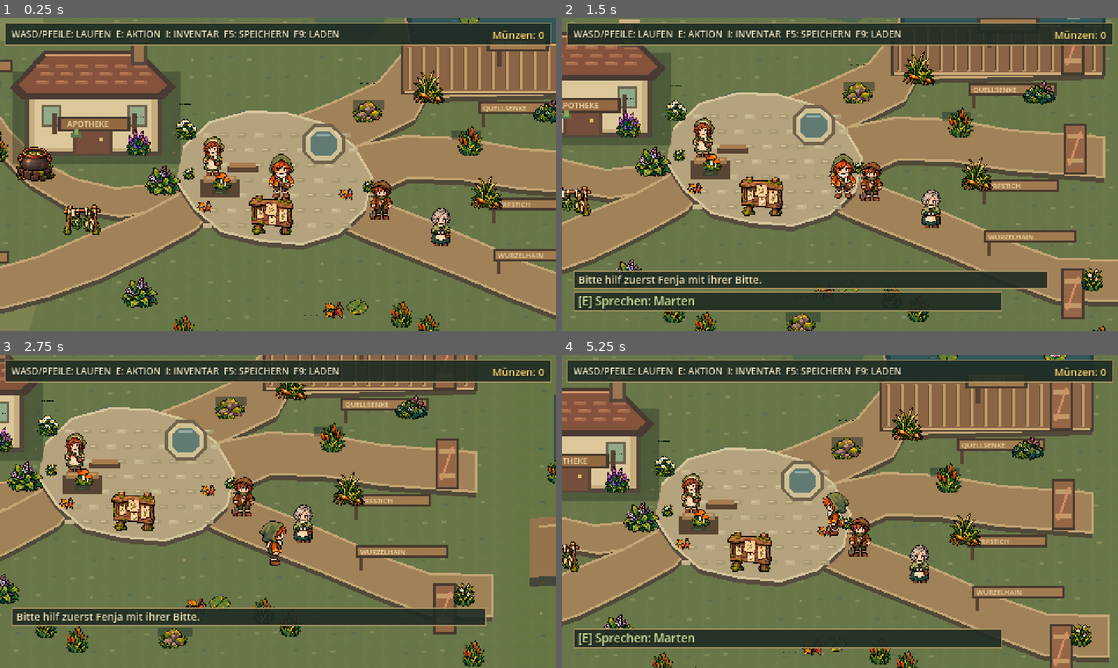
Above: before the commit, frames 1-4 (two rows, left to right).
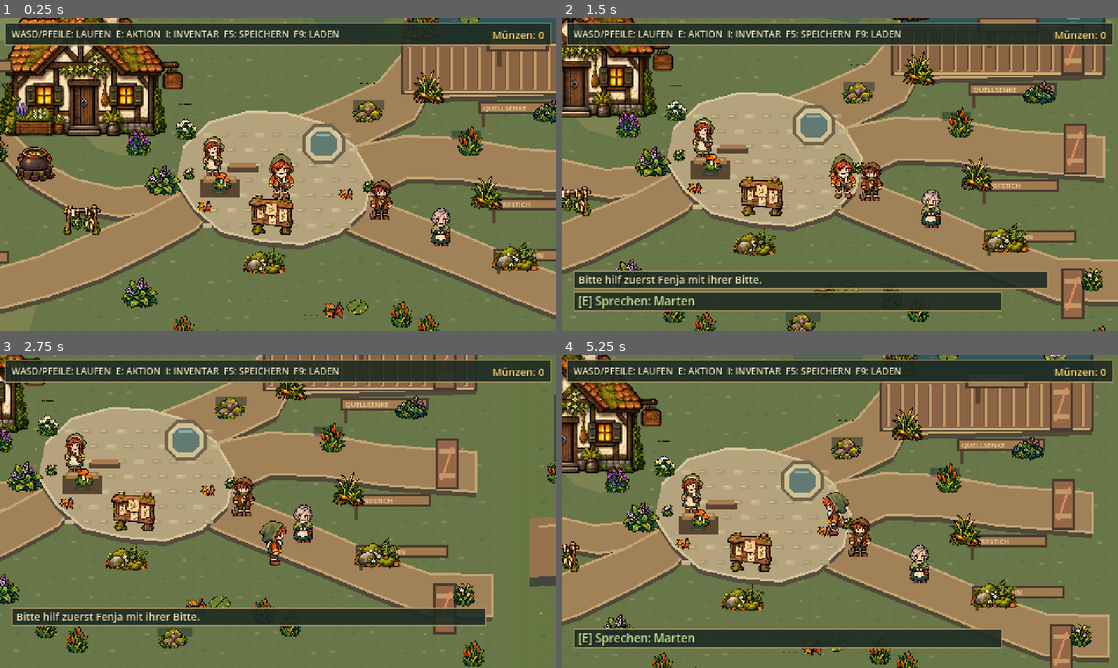
Above: after the commit, the same moments.

Repository: Fremarx/Moor-Apotheke
Game: Godot game, scene res://scenes/main.tscn
Two runs of this game, one before a commit and one after it. Both use one fixed random seed, a clock stepped at 60 frames per second and the inputs below.
Inputs:
- Up to frame 1 (0.25 s): no input
- Up to frame 2 (1.5 s): tap Enter at 0.5 s; hold D (move_right) 0.53-1.28 s; hold E (interact) 0.53-1.28 s; hold S (move_down) from 1.28 s (still down); tap E (interact) at 1.35 s
- Up to frame 3 (2.75 s): release S (move_down) at 2.03 s; hold D (move_right) from 2.03 s (still down); hold E (interact) from 2.03 s (still down)
- Up to frame 4 (5.25 s): release D (move_right) at 2.78 s; release E (interact) at 2.78 s; hold W (move_up) 2.78-3.53 s; tap E (interact) at 2.85, 4.35 s; hold E (interact) 3.53-4.28 s; hold A (move_left) 3.53-5 s; tap I (toggle_inventory) at 4.15 s; click "Schließen" at 5 s

The runs differ from the first frame. In frame 1, 12% of the frame differs, in the area x 0-98%, y 0-82%; in frame 2, 7.0%; in frame 3, 2.8%; in frame 4, 7.1%.

Commit message:
feat(art): harmonize house and marsh sprites

Diff:
--- a/scripts/schilfufer.gd
+++ b/scripts/schilfufer.gd
@@ -5,6 +5,7 @@
 const ATLAS_COLUMNS := 4.0
 const ATLAS_ROWS := 4.0
 const DECORATION_ATLAS: Texture2D = preload("res://assets/tilesets/moor_vegetation_atlas_ai_20261001.png")
+const ENVIRONMENT_ATLAS: Texture2D = preload("res://assets/sprites/moor_environment_atlas_ai_20261001.png")
 
 @export var area_id: StringName = &"Schilfufer"
 
@@ -142,12 +143,28 @@
 		_draw_atlas_sprite(reed, Vector2i(0, 0), Vector2(30, 34))
 	_draw_atlas_sprite(Vector2(332, 188), Vector2i(1, 0), Vector2(30, 31))
 	_draw_atlas_sprite(Vector2(98, 101), Vector2i(1, 0), Vector2(28, 29))
+	_draw_environment_sprite(
+		Rect2(300.0, 530.0, 520.0, 350.0),
+		Rect2(Vector2(186, 83), Vector2(48, 33))
+	)
+	_draw_environment_sprite(
+		Rect2(300.0, 530.0, 520.0, 350.0),
+		Rect2(Vector2(500, 158), Vector2(48, 33))
+	)
 
 
 func _draw_details() -> void:
 	_draw_atlas_sprite(Vector2(185, 274), Vector2i(1, 3), Vector2(29, 29))
 	_draw_atlas_sprite(Vector2(298, 199), Vector2i(0, 1), Vector2(31, 32))
 	_draw_atlas_sprite(Vector2(371, 131), Vector2i(2, 1), Vector2(35, 34))
+	_draw_environment_sprite(
+		Rect2(1030.0, 530.0, 550.0, 350.0),
+		Rect2(Vector2(120, 177), Vector2(52, 33))
+	)
+	_draw_environment_sprite(
+		Rect2(1030.0, 530.0, 550.0, 350.0),
+		Rect2(Vector2(500, 186), Vector2(52, 33))
+	)
 	_draw_atlas_sprite(Vector2(603, 302), Vector2i(3, 3), Vector2(30, 33))
 	for pebble in [Vector2(83, 287), Vector2(229, 222), Vector2(361, 286), Vector2(479, 291), Vector2(587, 186)]:
 		draw_rect(Rect2(pebble, Vector2(5, 2)), Color("6b6047"))
@@ -173,3 +190,7 @@
 		false,
 		true
 	)
+
+
+func _draw_environment_sprite(source: Rect2, destination: Rect2) -> void:
+	draw_texture_rect_region(ENVIRONMENT_ATLAS, destination, source, Color.WHITE, false, true)
--- a/scripts/test_map.gd
+++ b/scripts/test_map.gd
@@ -5,6 +5,7 @@
 const ATLAS_COLUMNS := 4.0
 const ATLAS_ROWS := 4.0
 const DECORATION_ATLAS: Texture2D = preload("res://assets/tilesets/moor_vegetation_atlas_ai_20261001.png")
+const ENVIRONMENT_ATLAS: Texture2D = preload("res://assets/sprites/moor_environment_atlas_ai_20261001.png")
 
 @export var area_id: StringName = &"Dorfplatz"
 
@@ -288,46 +289,19 @@
 
 
 func _draw_apothecary() -> void:
-	draw_set_transform(Vector2(0, 22))
-	draw_rect(Rect2(Vector2(91, 79), Vector2(145, 80)), Color(0.12, 0.17, 0.14, 0.35))
-	draw_rect(Rect2(Vector2(101, 90), Vector2(119, 62)), Color("53473a"))
-	draw_rect(Rect2(Vector2(105, 93), Vector2(111, 55)), Color("c7ad7d"))
-	draw_rect(Rect2(Vector2(110, 97), Vector2(101, 48)), Color("dcc79a"))
-	draw_rect(Rect2(Vector2(116, 108), Vector2(17, 19)), Color("6e6550"))
-	draw_rect(Rect2(Vector2(118, 110), Vector2(13, 15)), Color("91aa8a"))
-	draw_rect(Rect2(Vector2(190, 108), Vector2(17, 19)), Color("6e6550"))
-	draw_rect(Rect2(Vector2(192, 110), Vector2(13, 15)), Color("91aa8a"))
-	draw_rect(Rect2(Vector2(143, 129), Vector2(34, 22)), Color("5e4637"))
-	draw_rect(Rect2(Vector2(146, 131), Vector2(28, 19)), Color("754f3b"))
-	draw_rect(Rect2(Vector2(166, 136), Vector2(3, 3)), Color("dfbb69"))
-
-	draw_colored_polygon(PackedVector2Array([
-		Vector2(89, 93), Vector2(118, 61), Vector2(201, 61),
-		Vector2(232, 93), Vector2(222, 103), Vector2(99, 103)
-	]), Color("493b32"))
-	draw_colored_polygon(PackedVector2Array([
-		Vector2(96, 91), Vector2(121, 66), Vector2(199, 66),
-		Vector2(225, 91), Vector2(216, 98), Vector2(104, 98)
-	]), Color("85523c"))
-	for row in range(3):
-		var shingle_y := 73 + row * 7
-		for column in range(6):
-			var shingle_x := 111 + column * 17 + (row % 2) * 4
-			draw_rect(Rect2(Vector2(shingle_x, shingle_y), Vector2(11, 3)), Color("a36b4b"))
-			draw_rect(Rect2(Vector2(shingle_x + 1, shingle_y), Vector2(7, 1)), Color("bd8057"))
-	draw_line(Vector2(119, 65), Vector2(200, 65), Color("d19a68"), 2.0)
-	draw_rect(Rect2(Vector2(193, 51), Vector2(14, 23)), Color("55483b"))
-	draw_rect(Rect2(Vector2(196, 54), Vector2(8, 17)), Color("9a7651"))
-	draw_rect(Rect2(Vector2(191, 50), Vector2(18, 4)), Color("d0b184"))
-
-	draw_rect(Rect2(Vector2(130, 118), Vector2(63, 13)), Color("47392e"))
-	draw_rect(Rect2(Vector2(133, 120), Vector2(57, 9)), Color("936942"))
-	draw_rect(Rect2(Vector2(125, 115), Vector2(4, 18)), Color("594331"))
-	draw_rect(Rect2(Vector2(194, 115), Vector2(4, 18)), Color("594331"))
-	draw_string(ThemeDB.fallback_font, Vector2(138, 127), "APOTHEKE", HORIZONTAL_ALIGNMENT_LEFT, 60.0, 7, Color("f0d9a5"))
-	draw_rect(Rect2(Vector2(141, 132), Vector2(9, 4)), Color("5b774e"))
-	draw_rect(Rect2(Vector2(144, 129), Vector2(4, 5)), Color("88a65a"))
-	draw_set_transform(Vector2.ZERO)
+	_draw_environment_sprite(
+		Rect2(230.0, 20.0, 640.0, 500.0),
+		Rect2(Vector2(70, 24), Vector2(180, 141))
+	)
+	draw_string(
+		ThemeDB.fallback_font,
+		Vector2(224, 112),
+		"APO",
+		HORIZONTAL_ALIGNMENT_LEFT,
+		14.0,
+		5,
+		Color("3b2b20")
+	)
 
 
 func _draw_village_signs() -> void:
@@ -376,6 +350,10 @@
 	]:
 		_draw_atlas_sprite(reed, Vector2i(0, 0), Vector2(32, 36))
 	_draw_atlas_sprite(Vector2(58, 188), Vector2i(1, 0), Vector2(28, 30))
+	_draw_environment_sprite(
+		Rect2(300.0, 530.0, 520.0, 350.0),
+		Rect2(Vector2(423, 45), Vector2(48, 33))
+	)
 
 
 func _draw_scattered_details() -> void:
@@ -385,6 +363,14 @@
 	_draw_atlas_sprite(Vector2(367, 307), Vector2i(1, 3), Vector2(29, 29))
 	_draw_atlas_sprite(Vector2(390, 301), Vector2i(3, 2), Vector2(30, 30))
 	_draw_atlas_sprite(Vector2(601, 298), Vector2i(3, 3), Vector2(30, 34))
+	_draw_environment_sprite(
+		Rect2(1030.0, 530.0, 550.0, 350.0),
+		Rect2(Vector2(500, 245), Vector2(52, 33))
+	)
+	_draw_environment_sprite(
+		Rect2(1030.0, 530.0, 550.0, 350.0),
+		Rect2(Vector2(285, 250), Vector2(48, 30))
+	)
 
 
 func _draw_interaction_probe() -> void:
@@ -414,3 +400,7 @@
 	var destination := Rect2(center - target_size / 2.0, target_size)
 	var source := Rect2(source_position, cell_size)
 	draw_texture_rect_region(DECORATION_ATLAS, destination, source, Color.WHITE, false, true)
+
+
+func _draw_environment_sprite(source: Rect2, destination: Rect2) -> void:
+	draw_texture_rect_region(ENVIRONMENT_ATLAS, destination, source, Color.WHITE, false, true)
--- a/tests/area_001_connected_moor_area_test.gd
+++ b/tests/area_001_connected_moor_area_test.gd
@@ -141,3 +141,6 @@
 	for failure in _failures:
 		push_error("AREA-001 check failed: " + failure)
 	quit(1)
+
+func _process(_delta: float) -> bool:
+	return false
--- a/tests/board_001_quest_board_test.gd
+++ b/tests/board_001_quest_board_test.gd
@@ -145,3 +145,6 @@
 	for failure in _failures:
 		push_error("BOARD-001 check failed: " + failure)
 	quit(1)
+
+func _process(_delta: float) -> bool:
+	return false
--- a/tests/content_001a_reed_root_collection_test.gd
+++ b/tests/content_001a_reed_root_collection_test.gd
@@ -85,3 +85,6 @@
 	for failure in _failures:
 		push_error("CONTENT-001a check failed: " + failure)
 	quit(1)
+
+func _process(_delta: float) -> bool:
+	return false
--- a/tests/content_001b_night_moss_collection_test.gd
+++ b/tests/content_001b_night_moss_collection_test.gd
@@ -92,3 +92,6 @@
 	for failure in _failures:
 		push_error("CONTENT-001b check failed: " + failure)
 	quit(1)
+
+func _process(_delta: float) -> bool:
+	return false
--- a/tests/core_002_interaction_test.gd
+++ b/tests/core_002_interaction_test.gd
@@ -126,3 +126,6 @@
 	for failure in _failures:
 		push_error("CORE-002 check failed: " + failure)
 	quit(1)
+
+func _process(_delta: float) -> bool:
+	return false
--- a/tests/econ_001_quest_rewards_test.gd
+++ b/tests/econ_001_quest_rewards_test.gd
@@ -101,3 +101,6 @@
 	for failure in _failures:
 		push_error("ECON-001 check failed: " + failure)
 	quit(1)
+
+func _process(_delta: float) -> bool:
+	return false
--- a/tests/inv_001_inventory_window_test.gd
+++ b/tests/inv_001_inventory_window_test.gd
@@ -159,3 +159,6 @@
 	for failure in _failures:
 		push_error("INV-001 check failed: " + failure)
 	quit(1)
+
+func _process(_delta: float) -> bool:
+	return false
--- a/tests/item_001_collection_test.gd
+++ b/tests/item_001_collection_test.gd
@@ -83,3 +83,6 @@
 	for failure in _failures:
 		push_error("ITEM-001 check failed: " + failure)
 	quit(1)
+
+func _process(_delta: float) -> bool:
+	return false
--- a/tests/loop_001_drying_rack_test.gd
+++ b/tests/loop_001_drying_rack_test.gd
@@ -103,3 +103,6 @@
 	for failure in _failures:
 		push_error("LOOP-001 check failed: " + failure)
 	quit(1)
+
+func _process(_delta: float) -> bool:
+	return false
--- a/tests/loop_002_brewing_test.gd
+++ b/tests/loop_002_brewing_test.gd
@@ -108,3 +108,6 @@
 	for failure in _failures:
 		push_error("LOOP-002 check failed: " + failure)
 	quit(1)
+
+func _process(_delta: float) -> bool:
+	return false
--- a/tests/loop_003_reed_root_drying_test.gd
+++ b/tests/loop_003_reed_root_drying_test.gd
@@ -112,3 +112,6 @@
 	for failure in _failures:
 		push_error("LOOP-003 check failed: " + failure)
 	quit(1)
+
+func _process(_delta: float) -> bool:
+	return false
--- a/tests/loop_004_strengthening_infusion_test.gd
+++ b/tests/loop_004_strengthening_infusion_test.gd
@@ -139,3 +139,6 @@
 	for failure in _failures:
 		push_error("LOOP-004 check failed: " + failure)
 	quit(1)
+
+func _process(_delta: float) -> bool:
+	return false
--- a/tests/loop_005_night_moss_drying_test.gd
+++ b/tests/loop_005_night_moss_drying_test.gd
@@ -119,3 +119,6 @@
 	for failure in _failures:
 		push_error("LOOP-005 check failed: " + failure)
 	quit(1)
+
+func _process(_delta: float) -> bool:
+	return false
--- a/tests/loop_006_night_potion_brewing_test.gd
+++ b/tests/loop_006_night_potion_brewing_test.gd
@@ -138,3 +138,6 @@
 	for failure in _failures:
 		push_error("LOOP-006 check failed: " + failure)
 	quit(1)
+
+func _process(_delta: float) -> bool:
+	return false
--- a/tests/map_01_village_plaza_test.gd
+++ b/tests/map_01_village_plaza_test.gd
@@ -99,3 +99,6 @@
 	for failure in _failures:
 		push_error("MAP-01 check failed: " + failure)
 	quit(1)
+
+func _process(_delta: float) -> bool:
+	return false
--- a/tests/map_02_routes_and_locks_test.gd
+++ b/tests/map_02_routes_and_locks_test.gd
@@ -95,3 +95,6 @@
 	for failure in _failures:
 		push_error("MAP-02 check failed: " + failure)
 	quit(1)
+
+func _process(_delta: float) -> bool:
+	return false
--- a/tests/map_03_reusable_terrain_tileset_test.gd
+++ b/tests/map_03_reusable_terrain_tileset_test.gd
@@ -77,3 +77,6 @@
 func _expect(condition: bool, message: String) -> void:
 	if not condition:
 		_failures.append(message)
+
+func _process(_delta: float) -> bool:
+	return false
--- a/tests/play_001_hud_and_collision_test.gd
+++ b/tests/play_001_hud_and_collision_test.gd
@@ -122,3 +122,6 @@
 	for failure in _failures:
 		push_error("PLAY-001 check failed: " + failure)
 	quit(1)
+
+func _process(_delta: float) -> bool:
+	return false
--- a/tests/playtest_001_core_loop_test.gd
+++ b/tests/playtest_001_core_loop_test.gd
@@ -281,3 +281,6 @@
 	for failure in _failures:
 		push_error("RESOURCE-001 check failed: " + failure)
 	quit(1)
+
+func _process(_delta: float) -> bool:
+	return false
--- a/tests/quest_001_fenja_quest_test.gd
+++ b/tests/quest_001_fenja_quest_test.gd
@@ -127,3 +127,6 @@
 	for failure in _failures:
 		push_error("QUEST-001 check failed: " + failure)
 	quit(1)
+
+func _process(_delta: float) -> bool:
+	return false
--- a/tests/quest_002_marten_quest_test.gd
+++ b/tests/quest_002_marten_quest_test.gd
@@ -130,3 +130,6 @@
 	for failure in _failures:
 		push_error("QUEST-002 check failed: " + failure)
 	quit(1)
+
+func _process(_delta: float) -> bool:
+	return false
--- a/tests/quest_003_lene_quest_test.gd
+++ b/tests/quest_003_lene_quest_test.gd
@@ -133,3 +133,6 @@
 	for failure in _failures:
 		push_error("QUEST-003 check failed: " + failure)
 	quit(1)
+
+func _process(_delta: float) -> bool:
+	return false
--- a/tests/save_001_game_persistence_test.gd
+++ b/tests/save_001_game_persistence_test.gd
@@ -239,3 +239,6 @@
 	for failure in _failures:
 		push_error("SAVE-001 check failed: " + failure)
 	quit(1)
+
+func _process(_delta: float) -> bool:
+	return false
--- a/tests/ux_001_core_loop_guidance_test.gd
+++ b/tests/ux_001_core_loop_guidance_test.gd
@@ -107,3 +107,6 @@
 	for failure in _failures:
 		push_error("UX-001 check failed: " + failure)
 	quit(1)
+
+func _process(_delta: float) -> bool:
+	return false
--- a/tests/vis_002_player_facing_test.gd
+++ b/tests/vis_002_player_facing_test.gd
@@ -71,3 +71,6 @@
 	else:
 		push_error("VIS-002 had " + str(_failures.size()) + " failure(s).")
 	quit(1 if not _failures.is_empty() else 0)
+
+func _process(_delta: float) -> bool:
+	return false
--- a/tests/vis_003_visual_atlas_test.gd
+++ b/tests/vis_003_visual_atlas_test.gd
@@ -70,3 +70,6 @@
 	else:
 		push_error("VIS-003 had " + str(_failures.size()) + " failure(s).")
 	quit(1 if not _failures.is_empty() else 0)
+
+func _process(_delta: float) -> bool:
+	return false
--- /dev/null
+++ b/tests/vis_004_environment_style_test.gd
@@ -0,0 +1,71 @@
+extends SceneTree
+
+const ATLAS_PATH := "res://assets/sprites/moor_environment_atlas_ai_20261001.png"
+const ATLAS: Texture2D = preload(ATLAS_PATH)
+const MAP_PATHS := [
+	"res://scenes/world/test_map.tscn",
+	"res://scenes/world/schilfufer.tscn",
+]
+const SOURCE_REGIONS := [
+	Rect2(230.0, 20.0, 640.0, 500.0),
+	Rect2(1050.0, 100.0, 550.0, 440.0),
+	Rect2(300.0, 530.0, 520.0, 350.0),
+	Rect2(1030.0, 530.0, 550.0, 350.0),
+]
+const EXPECTED_ATLAS_SIZE := Vector2(1774.0, 887.0)
+
+var _failures: Array[String] = []
+
+
+func _initialize() -> void:
+	call_deferred("_run")
+
+
+func _run() -> void:
+	_check_atlas()
+	for map_path: String in MAP_PATHS:
+		_check_map(map_path)
+	if _failures.is_empty():
+		print("VIS-004 environment style checks passed.")
+		quit(0)
+	else:
+		for failure in _failures:
+			push_error(failure)
+		quit(1)
+
+
+func _check_atlas() -> void:
+	_expect(ATLAS.get_size() == EXPECTED_ATLAS_SIZE, "environment atlas has its expected dimensions")
+	var image := Image.load_from_file(ProjectSettings.globalize_path(ATLAS_PATH))
+	_expect(not image.is_empty(), "environment atlas source can be read")
+	if image.is_empty():
+		return
+	_expect(image.get_pixel(0, 0).a == 0.0, "atlas background is genuinely transparent")
+	for source_region: Rect2 in SOURCE_REGIONS:
+		var region_end: Vector2 = source_region.position + source_region.size
+		_expect(source_region.position.x >= 0.0 and source_region.position.y >= 0.0, "sprite source region begins within the atlas")
+		_expect(region_end.x <= EXPECTED_ATLAS_SIZE.x and region_end.y <= EXPECTED_ATLAS_SIZE.y, "sprite source region ends within the atlas")
+
+
+func _check_map(map_path: String) -> void:
+	var packed_scene := load(map_path) as PackedScene
+	_expect(packed_scene != null, "%s scene loads" % map_path)
+	if packed_scene == null:
+		return
+	var map := packed_scene.instantiate() as Node2D
+	_expect(map != null, "%s scene instantiates as a 2D map" % map_path)
+	if map == null:
+		return
+	var map_script := map.get_script() as GDScript
+	_expect(map.has_method("_draw_environment_sprite"), "%s draws from the shared environment atlas" % map_path)
+	_expect(map_script != null and map_script.source_code.contains("ENVIRONMENT_ATLAS"), "%s references the shared environment texture" % map_path)
+	map.free()
+
+
+func _expect(condition: bool, message: String) -> void:
+	if not condition:
+		_failures.append(message)
+
+
+func _process(_delta: float) -> bool:
+	return false
Binary file added: assets/sprites/moor_environment_atlas_ai_20261001.png
Not shown, added: assets/sprites/moor_environment_atlas_ai_20261001.png.import
Not shown, added: tests/vis_004_environment_style_test.gd.uid
Not shown, changed: PROJECT_PLAN.md
Not shown, changed: docs/AI_CONTEXT.md
Not shown, changed: docs/ARCHITECTURE.md
Not shown, changed: docs/ART_ASSETS.md
Not shown, changed: docs/KNOWLEDGE_BASE.md
Not shown, changed: docs/TESTING.md
